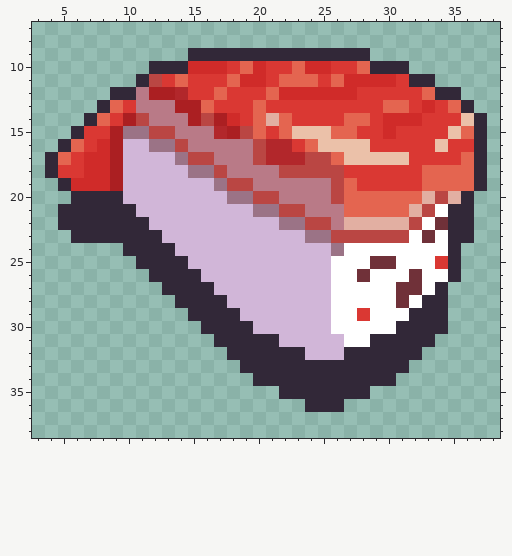
A pixel-art sprite gets an edit: res/UI/CharacterSelect/Thumb07.png. This is how it looked before the edit.
The file is 44x44 pixels. Colours within 5 levels of each other are drawn and written as one. Shown: x 3..38, y 7..38.
After:
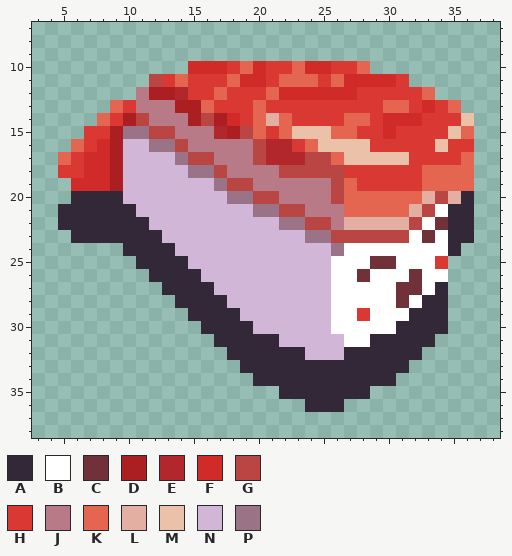
Palette (. is transparent): A #322838  B #ffffff  C #703139  D #ab1f22  E #b2272b  F #d02b29  G #ba4643  H #da3833  J #b97a87  K #e46550  L #e2afa2  M #ebc1a9  N #d1b6d8  P #9b7386
What changed:
{"y":9,"x":15,"old":"AAAAAAAAAAAAAA","new":".............."}
{"y":10,"x":12,"old":"AAA","new":"..."}
{"y":10,"x":29,"old":"AAA","new":"..."}
{"y":11,"x":11,"old":"A","new":"."}
{"y":11,"x":32,"old":"AA","new":".."}
{"y":12,"x":9,"old":"AA","new":".."}
{"y":12,"x":34,"old":"AA","new":".."}
{"y":13,"x":8,"old":"A","new":"."}
{"y":13,"x":36,"old":"A","new":"."}
{"y":14,"x":7,"old":"A","new":"."}
{"y":14,"x":37,"old":"A","new":"."}
{"y":15,"x":6,"old":"A","new":"."}
{"y":15,"x":37,"old":"A","new":"."}
{"y":16,"x":5,"old":"A","new":"."}
{"y":16,"x":37,"old":"A","new":"."}
{"y":17,"x":4,"old":"A","new":"."}
{"y":17,"x":37,"old":"A","new":"."}
{"y":18,"x":4,"old":"A","new":"."}
{"y":18,"x":37,"old":"A","new":"."}
{"y":19,"x":5,"old":"A","new":"."}
{"y":19,"x":37,"old":"A","new":"."}
{"y":25,"x":35,"old":"A","new":"."}
{"y":26,"x":35,"old":"A","new":"."}
{"label":"erased","picture_box":[45,48,487,191]}
{"label":"erased","picture_box":[448,256,461,282]}
